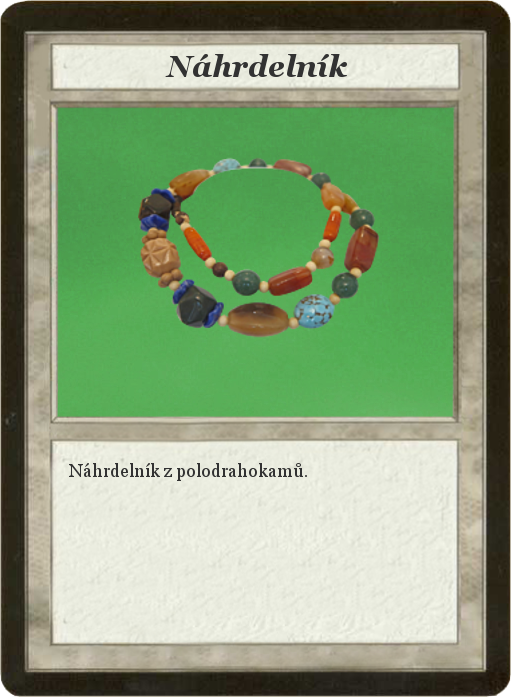
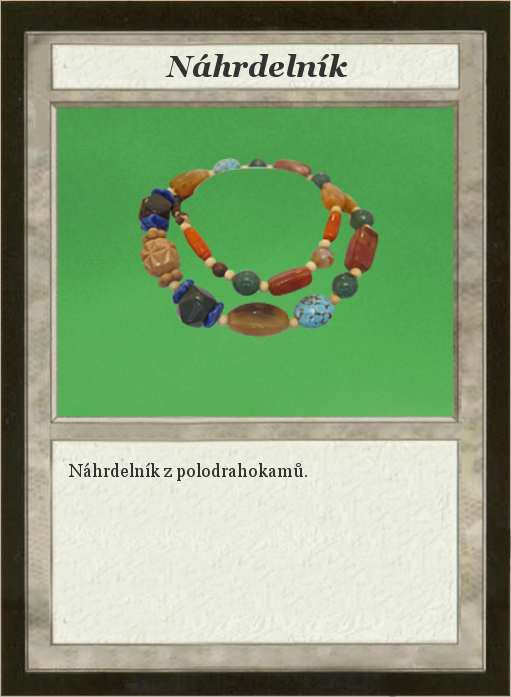
Layer changes from the first 511×697 image to the second:
painted on "Card" over <box>0,0,511,697</box>
